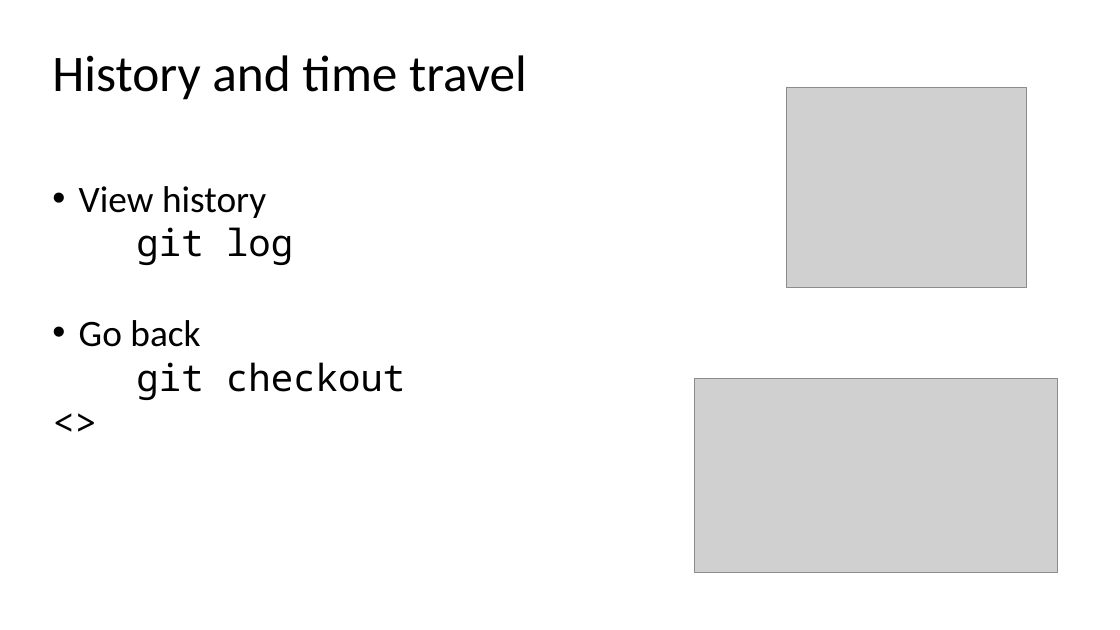
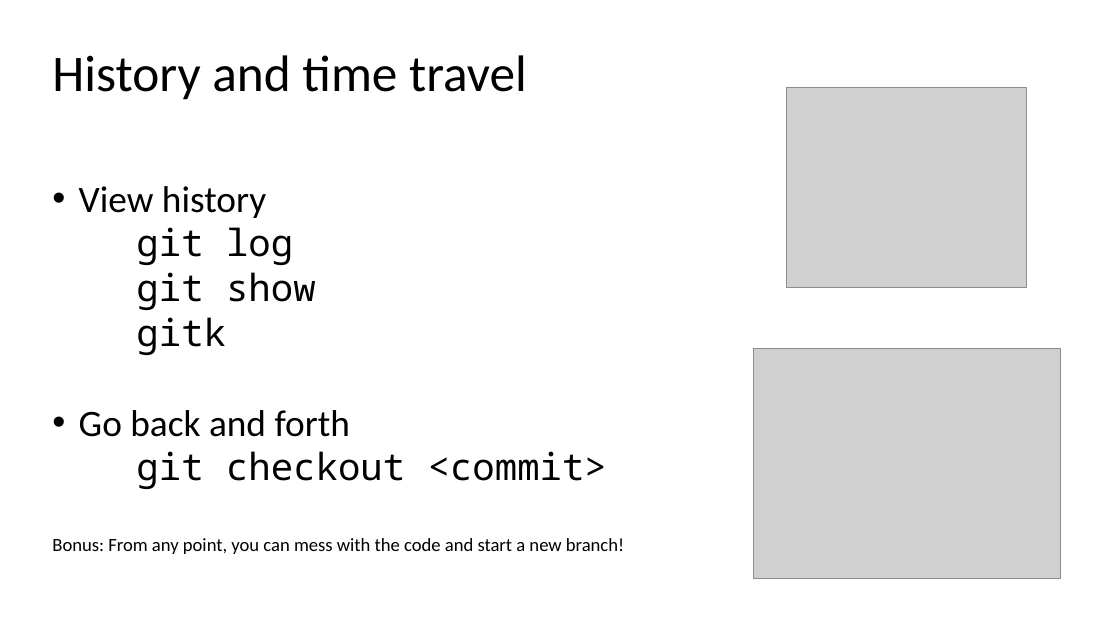
Before and after one commit to ogvolkov/git-101, a slide deck: slide 14 of git101.pptx (slide 10 before the commit). Drawn at 1120x630 pixels with LibreOffice and Linux fonts; fonts in the diff are those of the drawing; grey boxes stand for pictures. Boxes give left, top, right and bottom in pixels: in the first picture for what was removed or moved away, otherwise in the second. Text is boxed around its words. In the diff, an @@ line names an element or a change of style, - is before the commit and + after.

```diff
--- a/git101.pptx
+++ b/git101.pptx
@@ text at (52, 272, 624, 554): text changed; size 32 to 16 pt; font Noto Sans Mono to Calibri @@
-• Go back
-git checkout <>
+git show
+gitk
+• Go back and forth
+git checkout <commit>
+Bonus: From any point, you can mess with the code and start a new branch!
@@ picture: place and size @@
-picture at (695, 379, 1059, 573)
+picture at (754, 349, 1060, 579)
```
Also in this commit, not shown: 2 other slides changed, 5 slides added.
